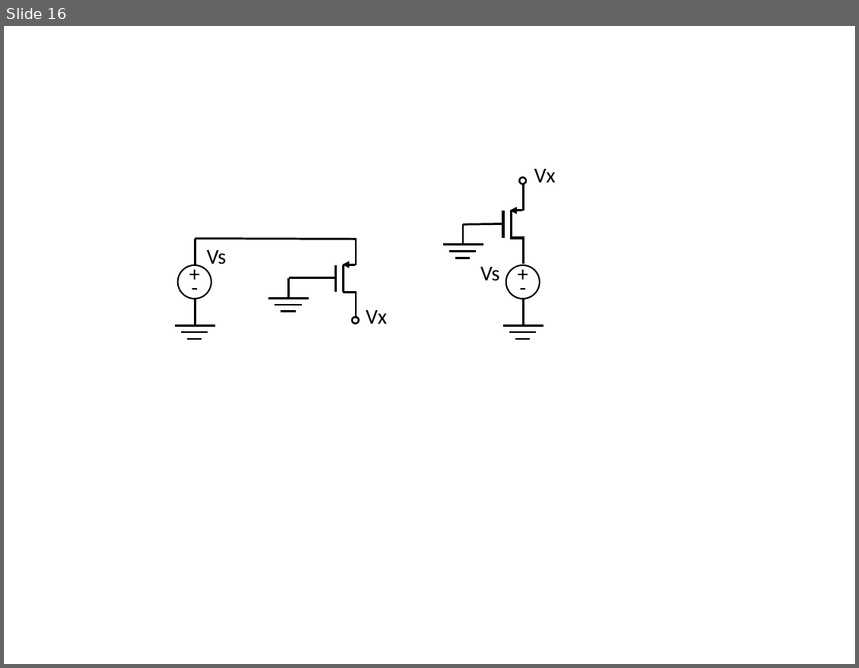
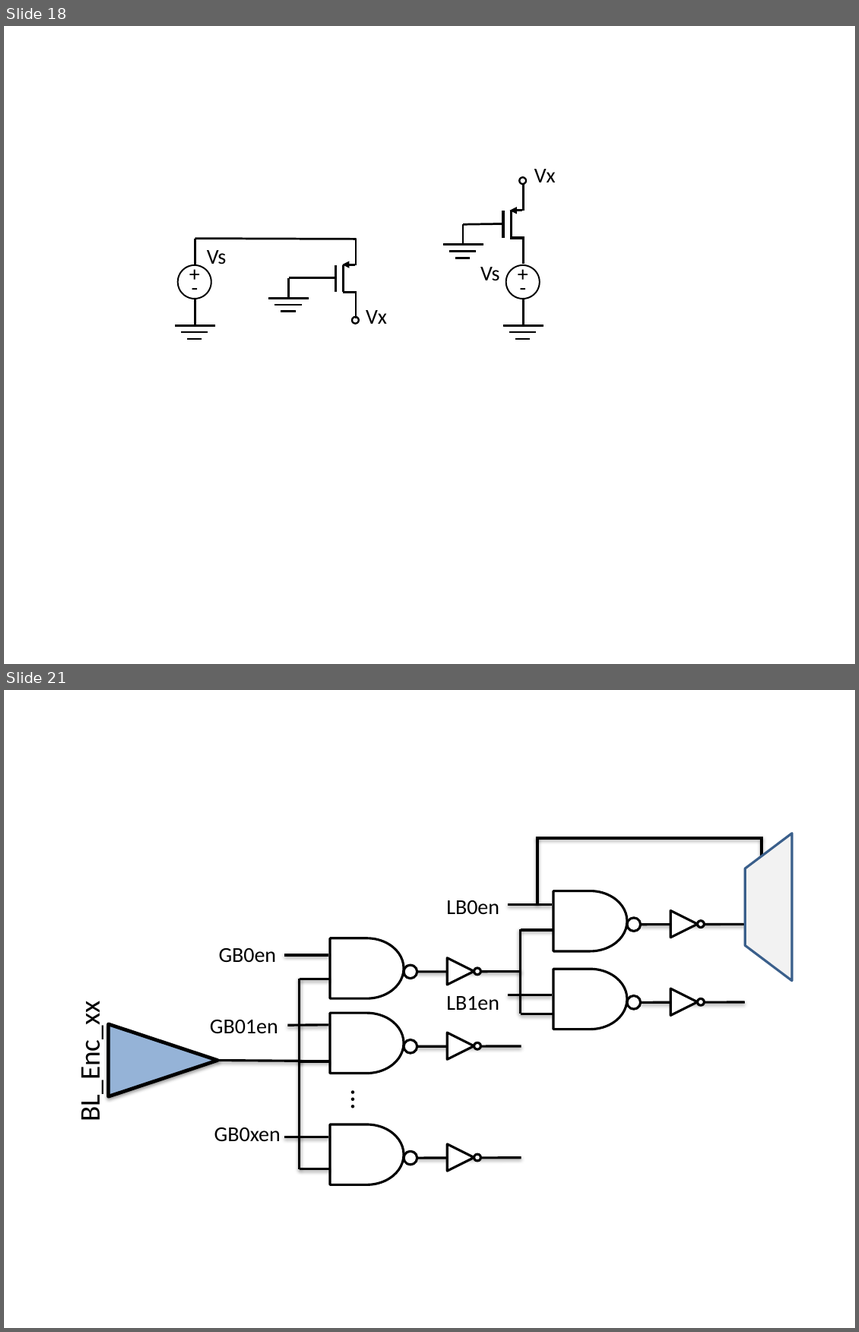
Before and after one commit to alexander-standaert/Thesis-Design-of-RRam, a slide deck: Thesis/fig/figure presentation.pptx. Shown one above the other, each under a label of ours: slide 16 before the commit, slides 18 and 21 after it; the slides between them are not shown. The pictures are 859x668 and 859x1332 pixels, drawn with LibreOffice and Linux fonts; fonts in the diff are those of the drawing. Boxes give left, top, right and bottom in pixels: in the first picture for what was removed or moved away, otherwise in the second. Text is boxed around its words. In the diff, an @@ line names an element or a change of style, - is before the commit and + after.

```diff
--- a/Thesis/fig/figure presentation.pptx
+++ b/Thesis/fig/figure presentation.pptx
@@ slide 21 added at <box>4,690,855,1328</box>, background #FFFFFF @@
@@ line added from (536, 838) to (763, 838), #000000 2 pt @@
@@ line added from (538, 904) to (538, 837), #000000 2 pt @@
@@ trapezoid added at <box>746,833,792,980</box>, fill #F2F2F2, outline #3A5F8C 2 pt @@
@@ line added from (762, 839) to (762, 890), #000000 2 pt @@
@@ text added at <box>446,901,500,915</box>, 18 pt, text #000000 @@
+LB0en
@@ line added from (552, 904) to (508, 904), #000000 2 pt @@
@@ line added from (520, 929) to (520, 1014), #000000 2 pt @@
@@ line added from (521, 930) to (553, 930), #000000 2 pt @@
@@ group added at <box>554,891,744,951</box>: 2 ellipses, 1 line, 1 flow chart delay, 1 triangle @@
@@ text added at <box>219,948,277,963</box>, 18 pt, text #000000 @@
+GB0en
@@ line added from (329, 955) to (285, 955), #000000 2 pt @@
@@ line added from (300, 979) to (300, 1170), #000000 2 pt @@
@@ line added from (300, 980) to (330, 980), #000000 2 pt @@
@@ group added at <box>330,939,522,999</box>: 2 ellipses, 1 line, 1 flow chart delay, 1 triangle @@
@@ text added at <box>446,996,500,1011</box>, 18 pt, text #000000 @@
+LB1en
@@ line added from (552, 996) to (508, 996), #000000 2 pt @@
@@ group added at <box>554,969,744,1030</box>: 2 ellipses, 1 line, 1 flow chart delay, 1 triangle @@
@@ text added at <box>72,1012,107,1118</box>, 24 pt, text #000000 @@
+BL_Enc_xx
@@ triangle added at <box>108,1024,218,1097</box>, fill #95B3D7, outline #000000 3 pt @@
@@ text added at <box>210,1020,278,1034</box>, 18 pt, text #000000 @@
+GB01en
@@ line added from (329, 1025) to (287, 1025), #000000 2 pt @@
@@ line added from (521, 1015) to (553, 1015), #000000 2 pt @@
@@ group added at <box>330,1014,522,1074</box>: 2 ellipses, 1 line, 1 flow chart delay, 1 triangle @@
@@ line added from (218, 1060) to (302, 1061), #000000 2 pt @@
@@ line added from (300, 1062) to (330, 1062), #000000 2 pt @@
@@ text added at <box>341,1081,384,1119</box>, 24 pt, text #000000 @@
+…
@@ text added at <box>215,1128,281,1142</box>, 18 pt, text #000000 @@
+GB0xen
@@ line added from (329, 1138) to (285, 1138), #000000 2 pt @@
@@ group added at <box>330,1125,522,1186</box>: 2 ellipses, 1 line, 1 flow chart delay, 1 triangle @@
@@ line added from (300, 1170) to (330, 1170), #000000 2 pt @@
@@ what was slide 16 is now slide 18 @@
```
Also in this commit, not shown: 1 slide changed, 4 other slides added, 21 other files.
